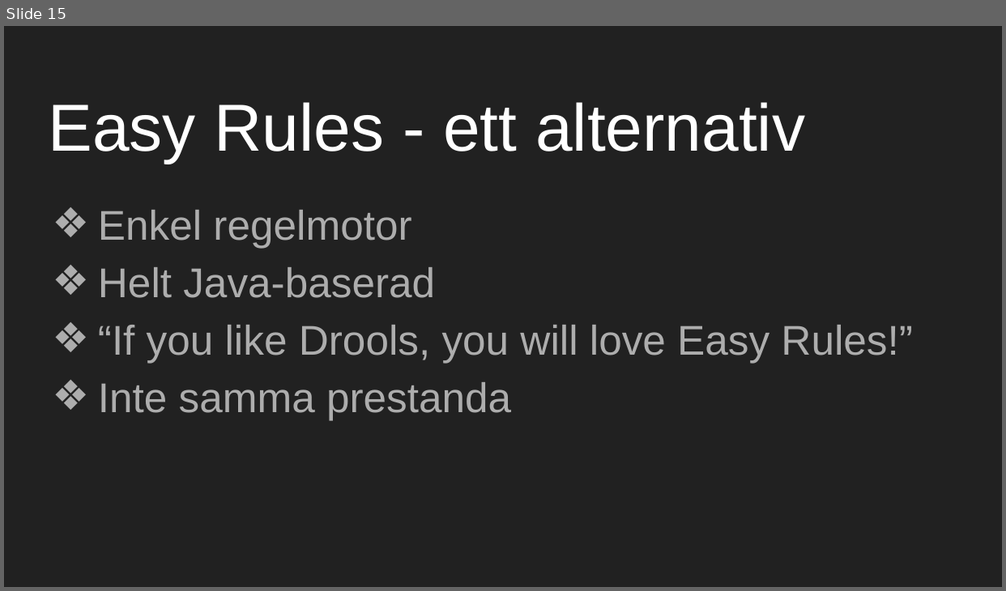
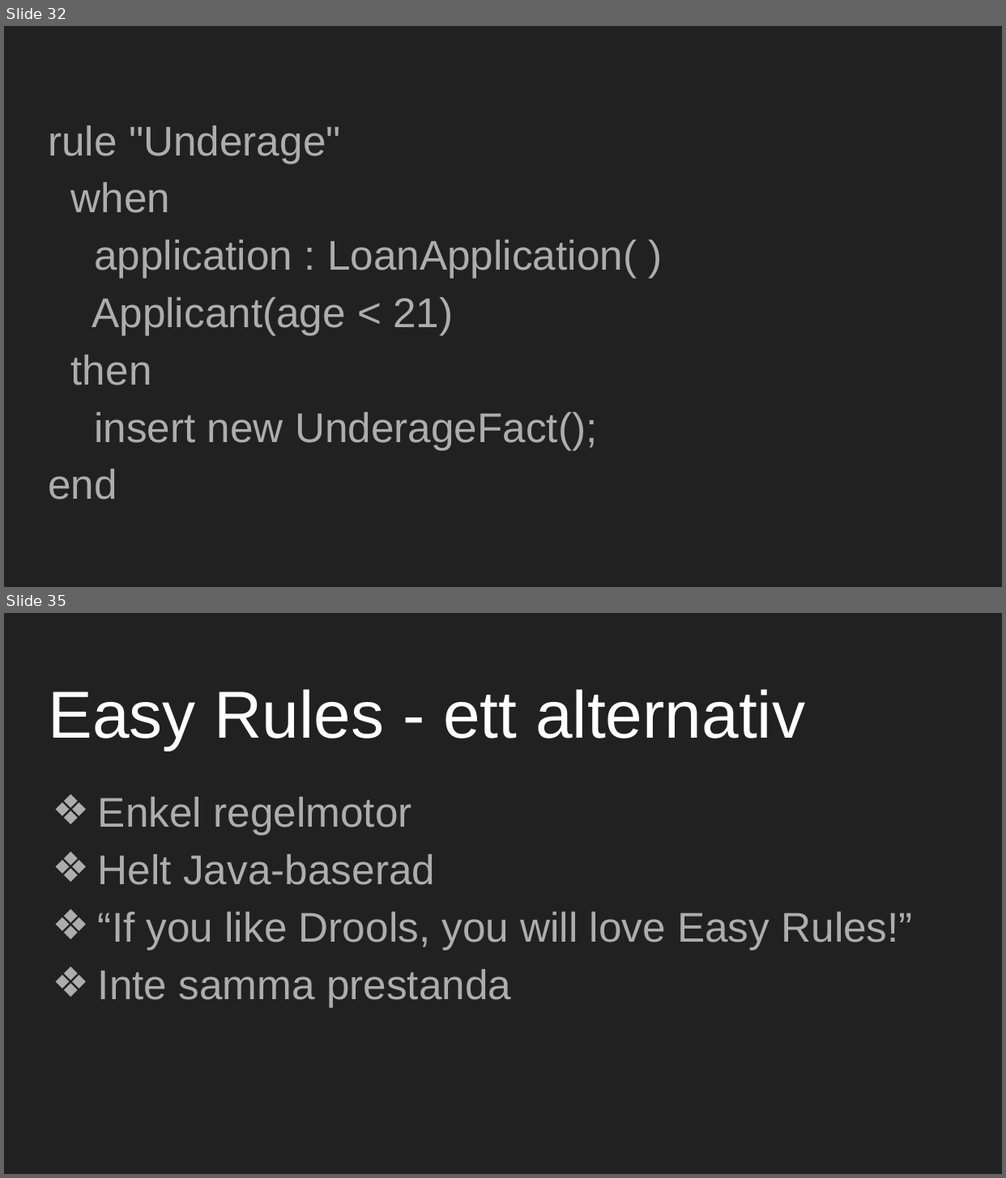
Before and after one commit to mejsla/stepup-drools-2019, a slide deck: docs/Regelmotorer.pptx. Shown one above the other, each under a label of ours: slide 15 before the commit, slides 32 and 35 after it; the slides between them are not shown. The pictures are 1006x591 and 1006x1178 pixels, drawn with LibreOffice and Linux fonts; fonts in the diff are those of the drawing. Boxes give left, top, right and bottom in pixels: in the first picture for what was removed or moved away, otherwise in the second. Text is boxed around its words. In the diff, an @@ line names an element or a change of style, - is before the commit and + after.

```diff
--- a/docs/Regelmotorer.pptx
+++ b/docs/Regelmotorer.pptx
@@ slide 32 added at <box>4,26,1002,587</box>, background #212121 @@
@@ text added at <box>48,126,637,500</box>, 30 pt, text #ADADAD @@
+rule "Underage"
+when
+application : LoanApplication( )
+Applicant(age < 21)
+then
+insert new UnderageFact();
+end
@@ what was slide 15 is now slide 35 @@
```
Also in this commit, not shown: 3 slides changed, 20 other slides added, 1 slide removed.
